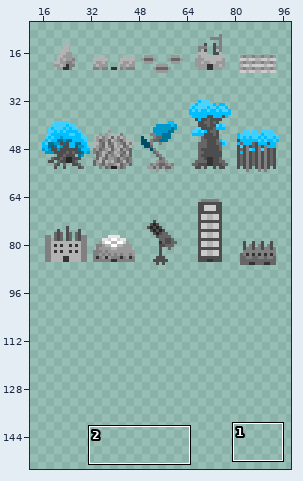
Edited in one commit: sprite sheet (0714-ColonizationChess/assets/sprite/board.png). The first picture is a wide view before the edit; the outline marks the close-up.
Close-up. Earlier state:
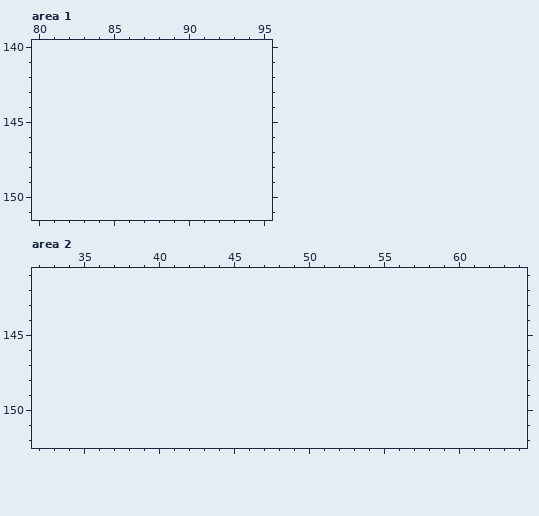
The file is 128x128 pixels. Colours within 5 levels of each other are drawn and written as one. Shown: area 1: x 80..95, y 140..151; area 2: x 32..64, y 141..152. The old version is drawn lined up with the new one, on the new canvas. The wide view leaves out empty margins. The commit also changed other parts of the picture, which this record leaves out.
After:
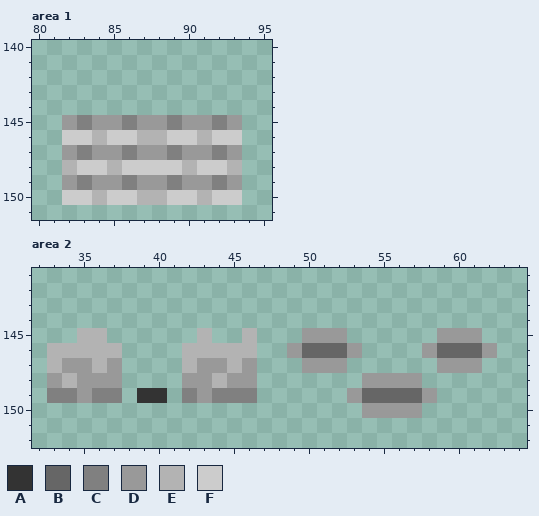
Palette (. is transparent): A #333333  B #666666  C #808080  D #999999  E #b3b3b3  F #cccccc
The exact change:
canvas 128x128 -> 128x160
Area 1:
y 145: x 82..93 ............ -> DCDDCDDCDDCD
y 146: x 82..93 ............ -> FFEFFEEFFEFF
y 147: x 82..93 ............ -> DCDDCDDCDDCD
y 148: x 82..93 ............ -> EFFEFFFFEFFE
y 149: x 82..93 ............ -> DCDDCDDCDDCD
y 150: x 82..93 ............ -> FFEFFEEFFEFF
Area 2:
y 145: x 35..36 .. -> EE; x 43 . -> E; x 46 . -> E; x 50..52 ... -> DDD; x 59..61 ... -> DDD
y 146: x 33..37 ..... -> EEEEE; x 42..46 ..... -> EEEEE; x 49..53 ..... -> DBBBD; x 58..62 ..... -> DBBBD
y 147: x 33..37 ..... -> EDDED; x 42..46 ..... -> EDDED; x 50..52 ... -> DDD; x 59..61 ... -> DDD
y 148: x 33..37 ..... -> DEDDD; x 42..46 ..... -> DDEDD; x 54..57 .... -> DDDD
y 149: x 33..37 ..... -> CCDCC; x 39..40 .. -> AA; x 42..46 ..... -> CDCCC; x 53..58 ...... -> DBBBBD
y 150: x 54..57 .... -> DDDD
Boxes around the changes in both close-ups, in picture pixels (x1, y1, x2, y2):
added: (62, 115, 242, 205)
added: (47, 328, 497, 418)
